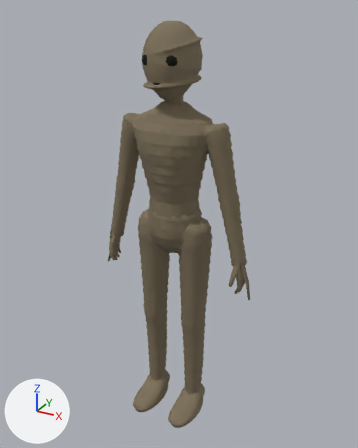
Before and after pictures for a commit that changed the Blender file tools/mummy.blend.
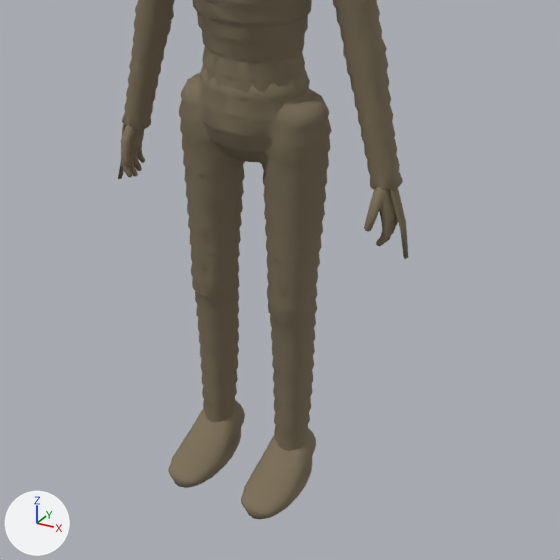
Each version is shown whole from a 50 mm camera at (0.718, -1.274, 1.321) aimed at (0.014, 0.006, 0.681), then close up on the part from 14% to 91% of the width and 39% to 100% of the height. The lights are fixed; the arrows at lower left show +X, +Y and +Z. The last two pictures show the newer version.

Objects in the first close-up: 'mummy'.
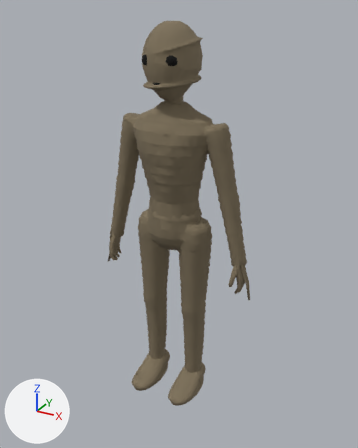
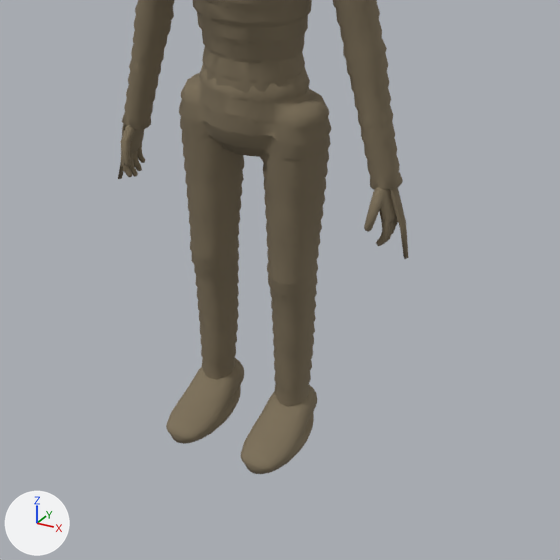
The newer file is also turned or shifted as a whole; pictures and numbers use the older file's frame.

Pixel boxes (x1, y1, x2, y2) of what changed, in the close-ups (560 x 560 px; the box of a moved part takes in the faces that stretch with it):
'mummy', reshaped: before (118, 0, 409, 519); after (118, 0, 409, 474)
part 1 of me_mummy, added (brown): after (166, 358, 244, 444)
part 2 of me_mummy, added (brown): after (240, 385, 317, 474)
part 3 of me_mummy, deleted (brown): before (168, 401, 245, 488)
part 4 of me_mummy, deleted (brown): before (241, 428, 316, 519)
part 5 of me_mummy, moved or reshaped: before (121, 65, 398, 451); after (121, 65, 398, 407)

The change, as a list of edits to the scene's bpy script:
```text
Change me_mummy:
    used by ob_mummy; location = (0.0, 0.0, 0.0)
    remove me_mummy.from_pydata(...)  # 6956 vertices, 13581 faces; spans x -0.273..0.273, y -0.141..0.087, z -0.025..1.285
    add me_mummy.from_pydata(...)  # 6960 vertices, 13562 faces; spans x -0.273..0.273, y -0.141..0.087, z 0.075..1.285
    me_mummy part 1: a new loose piece of 304 vertices spanning x -0.121..-0.029, y -0.141..0.053, z 0.075..0.158, in mat_linen (brown #7f735c)
    me_mummy part 2: a new loose piece of 300 vertices spanning x 0.029..0.121, y -0.141..0.053, z 0.075..0.158, in mat_linen (brown #7f735c)
    me_mummy part 3: the loose piece of 304 vertices spanning x -0.121..-0.029, y -0.141..0.054, z -0.025..0.064 is deleted
    me_mummy part 4: the loose piece of 300 vertices spanning x 0.029..0.121, y -0.141..0.054, z -0.025..0.064 is deleted
    me_mummy part 5: 165 vertices moved from x -0.248..0.247, y -0.068..0.073, z 0.46..1.284 to x -0.247..0.246, y -0.068..0.074, z 0.492..1.284; 2181 vertices removed from x -0.248..0.248, y -0.085..0.084, z 0.02..1.285; 2185 vertices added at x -0.248..0.248, y -0.085..0.084, z 0.12..1.285
```
